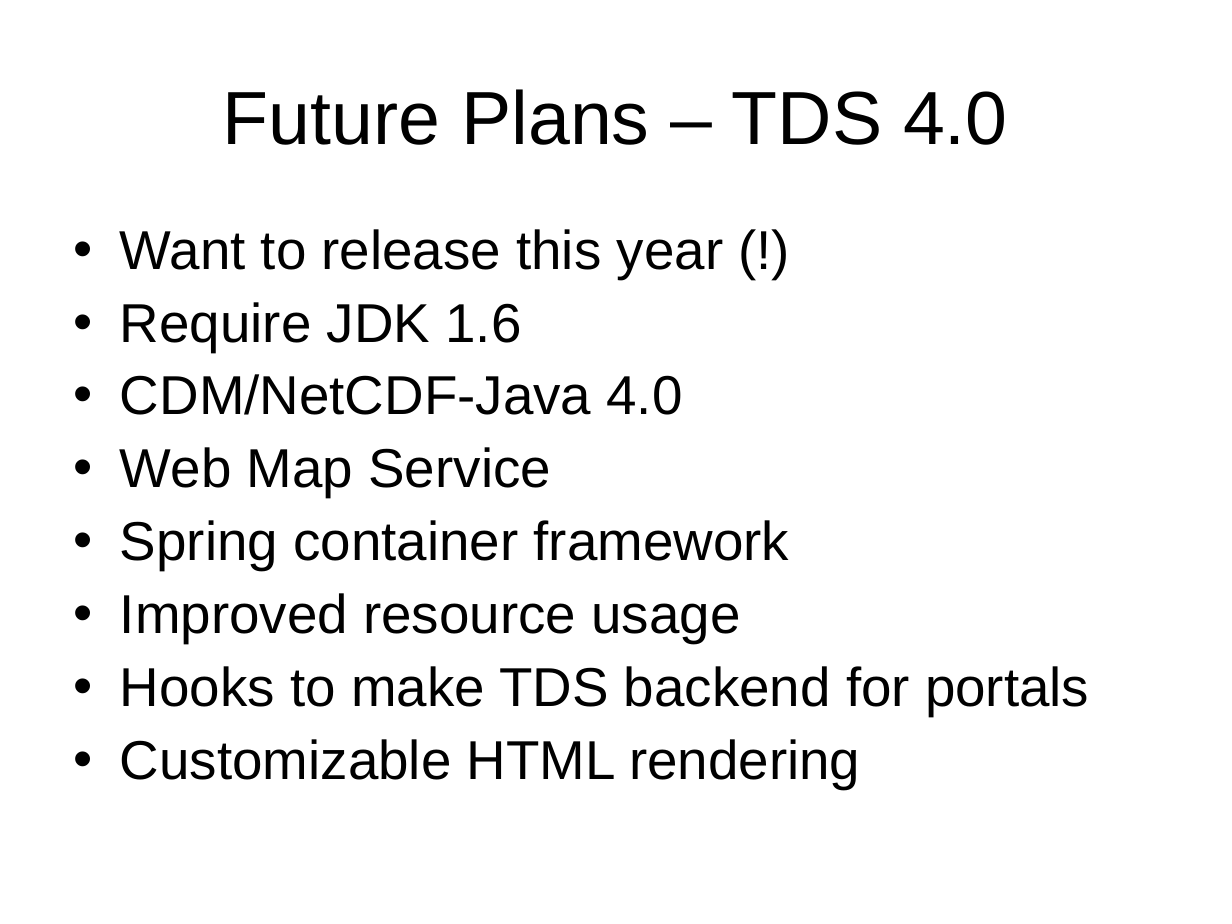
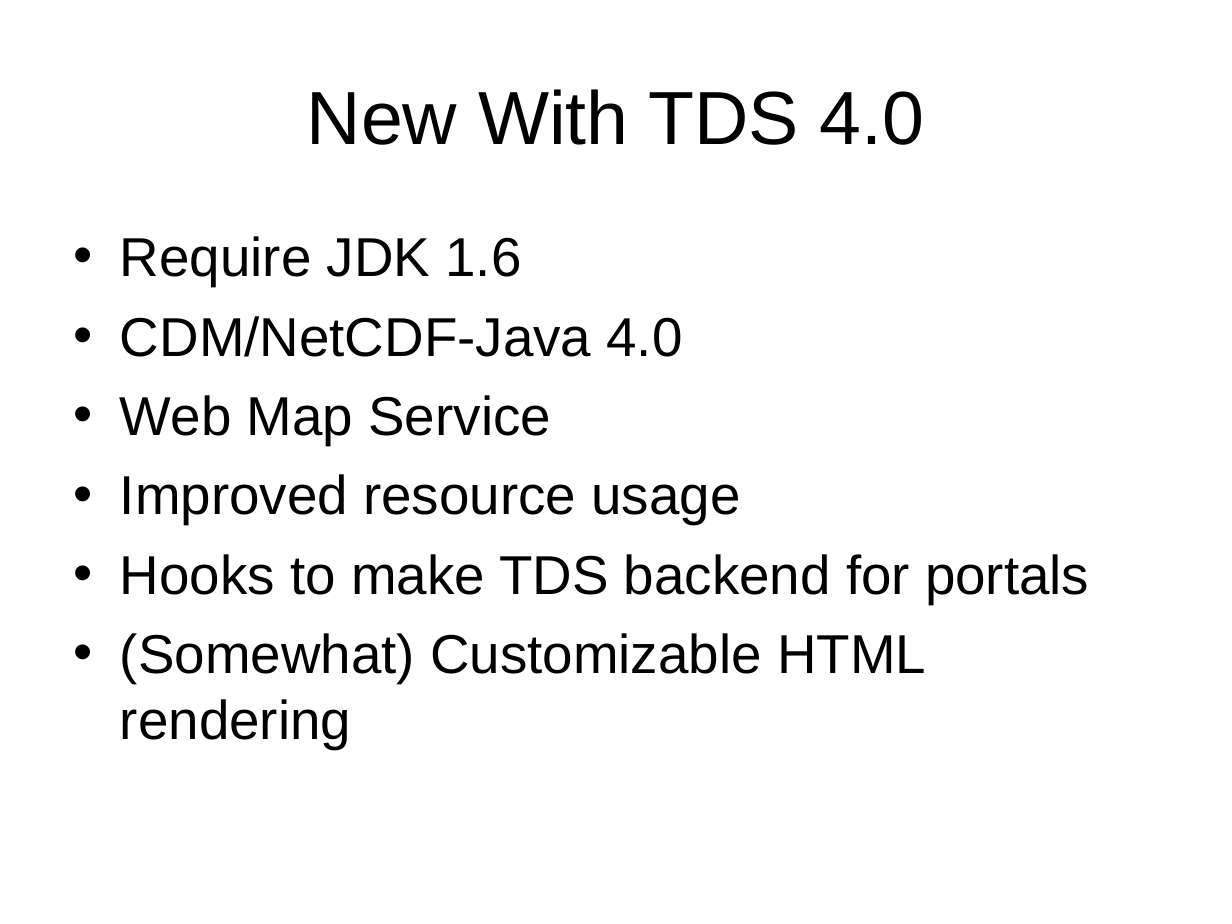
Before and after one commit to ooici-eoi/THREDDS, a slide deck: slide 2 of docs/web/thredds/tech/tutorial/TDS4.ppt. Drawn at 1232x924 pixels with LibreOffice and Linux fonts; fonts in the diff are those of the drawing; background and template pictures are left out. Boxes give left, top, right and bottom in pixels: in the first picture for what was removed or moved away, otherwise in the second. Text is boxed around its words. In the diff, an @@ line names an element or a change of style, - is before the commit and + after.

```diff
--- a/docs/web/thredds/tech/tutorial/TDS4.ppt
+++ b/docs/web/thredds/tech/tutorial/TDS4.ppt
@@ title at (307,89,925,145): text changed @@
-Future Plans – TDS 4.0
+New With TDS 4.0
@@ text at (120,229,724,279): paragraph removed @@
-• Want to release this year (!)
@@ text at (120,236,1089,604): line spacing 0.9 to 1 @@
@@ text at (120,520,790,570): paragraph removed @@
-• Spring container framework
@@ text at (120,633,926,749): text changed @@
-• Customizable HTML rendering
+• (Somewhat) Customizable HTML rendering
```
Also in this commit, not shown: 1 other slide changed, 3 slides added, 4 other files.
